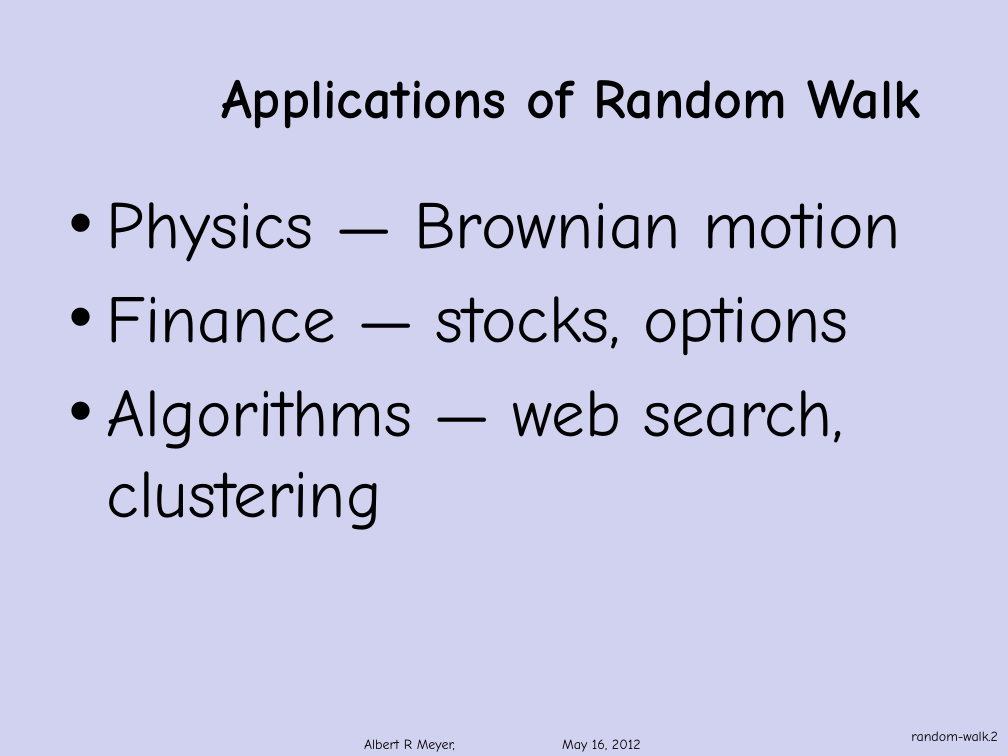
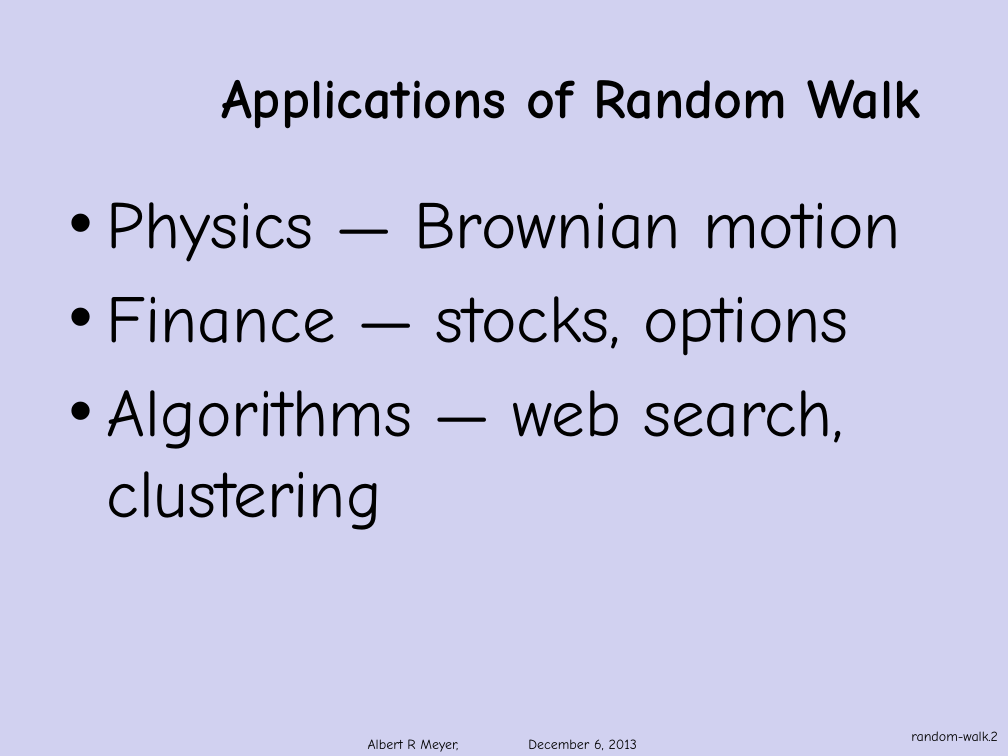
Before and after one commit to armeyer/mcs_web, a slide deck: slide 2 of fall13/slidesF13/random-walks.pptx. Drawn at 1008x756 pixels with LibreOffice and Linux fonts; fonts in the diff are those of the drawing; background and template pictures are left out. Boxes give left, top, right and bottom in pixels: in the first picture for what was removed or moved away, otherwise in the second. Text is boxed around its words. In the diff, an @@ line names an element or a change of style, - is before the commit and + after.

Commit message:
add page-rank.pptx, edit random-walks.pptx

```diff
--- a/fall13/slidesF13/random-walks.pptx
+++ b/fall13/slidesF13/random-walks.pptx
@@ text at [368, 739, 637, 752]: text changed @@
-Albert R Meyer, May 16, 2012
+Albert R Meyer, December 6, 2013
```
Also in this commit, not shown: 23 other slides changed, 1 other file.
